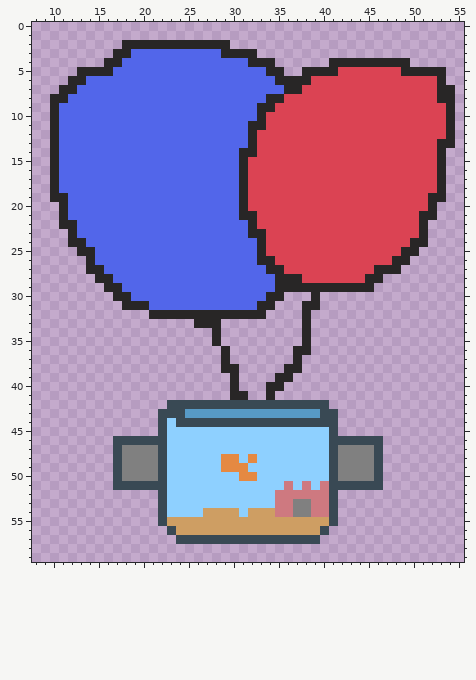
Pixel-art sprite, stored at assets/player_2.png. The picture above is the old version.
The file is 64x64 pixels. Shown: x 8..55, y 0..59.
New version:
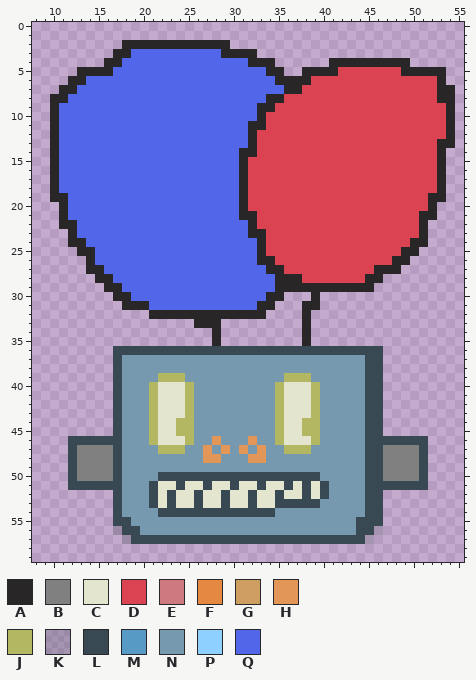
Palette (. is transparent): A #282626  B #808080  C #e4e5ce  D #db4353  E #ce7980  F #e58942  G #ce9e63  H #e29658  J #b3b761  K #3949543a  L #394954  M #579ac6  N #7799af  P #8ed0ff  Q #5266ea
The edit:
@@ x 8..55 @@
 35 ....................A.........A.................
-36 .....................A.......AA.................
-37 .....................A.......A..................
-38 .....................AA.....AA..................
-39 ......................A....AA...................
-40 ......................A...AA....................
-41 ......................AA..A.....................
-42 ...............LLLLLLLLLLLLLLLLLL...............
-43 ..............LLLMMMMMMMMMMMMMMMLL..............
-44 ..............LPLLLLLLLLLLLLLLLLLL..............
-45 ..............LPPPPPPPPPPPPPPPPPPL..............
-46 .........LLLLLLPPPPPPPPPPPPPPPPPPLLLLLL.........
-47 .........LBBBBLPPPPPPPPPPPPPPPPPPLBBBBL.........
-48 .........LBBBBLPPPPPPFFPFPPPPPPPPLBBBBL.........
-49 .........LBBBBLPPPPPPFFFPPPPPPPPPLBBBBL.........
-50 .........LBBBBLPPPPPPPPFFPPPPPPPPLBBBBL.........
-51 .........LLLLLLPPPPPPPPPPPPPEPEPELLLLLL.........
-52 ..............LPPPPPPPPPPPPEEEEEEL..............
-53 ..............LPPPPPPPPPPPPEEBBEEL..............
-54 ..............LPPPPGGGGPGGGEEBBEEL..............
-55 ..............LGGGGGGGGGGGGGGGGGGL..............
-56 ...............LGGGGGGGGGGGGGGGGL...............
-57 ................LLLLLLLLLLLLLLLL................
+36 .........LLLLLLLLLLLLLLLLLLLLLLLLLLLLLL.........
+37 .........LNNNNNNNNNNNNNNNNNNNNNNNNNNNLL.........
+38 .........LNNNNNNNNNNNNNNNNNNNNNNNNNNNLL.........
+39 .........LNNNNJJJNNNNNNNNNNNJJJNNNNNNLL.........
+40 .........LNNNJCCCJNNNNNNNNNJCCCJNNNNNLL.........
+41 .........LNNNJCCCJNNNNNNNNNJCCCJNNNNNLL.........
+42 .........LNNNJCCCJNNNNNNNNNJCCCJNNNNNLL.........
+43 .........LNNNJCCCJNNNNNNNNNJCCCJNNNNNLL.........
+44 .........LNNNJCCJJNNNNNNNNNJCCJJNNNNNLL.........
+45 .........LNNNJCCJJNNNNNNNNNJCCJJNNNNNLL.........
+46 ....LLLLLLNNNJCCCJNNHNNNHNNJCCCJNNNNNLLLLLLL....
+47 ....LBBBBLNNNNJJJNNHNHNHNHNNJJJNNNNNNLLBBBBL....
+48 ....LBBBBLNNNNNNNNNHHNNNHHNNNNNNNNNNNLLBBBBL....
+49 ....LBBBBLNNNNNNNNNNNNNNNNNNNNNNNNNNNLLBBBBL....
+50 ....LBBBBLNNNNLLLLLLLLLLLLLLLLLLNNNNNLLBBBBL....
+51 ....LLLLLLNNNLCCLCCLCCLCCLCCLCLCLNNNNLLLLLLL....
+52 .........LNNNLCLCCLCCLCCLCCLCCLCLNNNNLL.........
+53 .........LNNNLCLCCLCCLCCLCCLLLLLNNNNNLL.........
+54 .........LNNNNLLLLLLLLLLLLLNNNNNNNNNNLL.........
+55 .........LLNNNNNNNNNNNNNNNNNNNNNNNNNLLL.........
+56 .........KLLNNNNNNNNNNNNNNNNNNNNNNNNLLK.........
+57 ..........KLLLLLLLLLLLLLLLLLLLLLLLLLLK..........
 58 ................................................
Where, in picture pixels (left, top, right, bottom), the same in both pictures:
changed: (68, 346, 428, 544)
